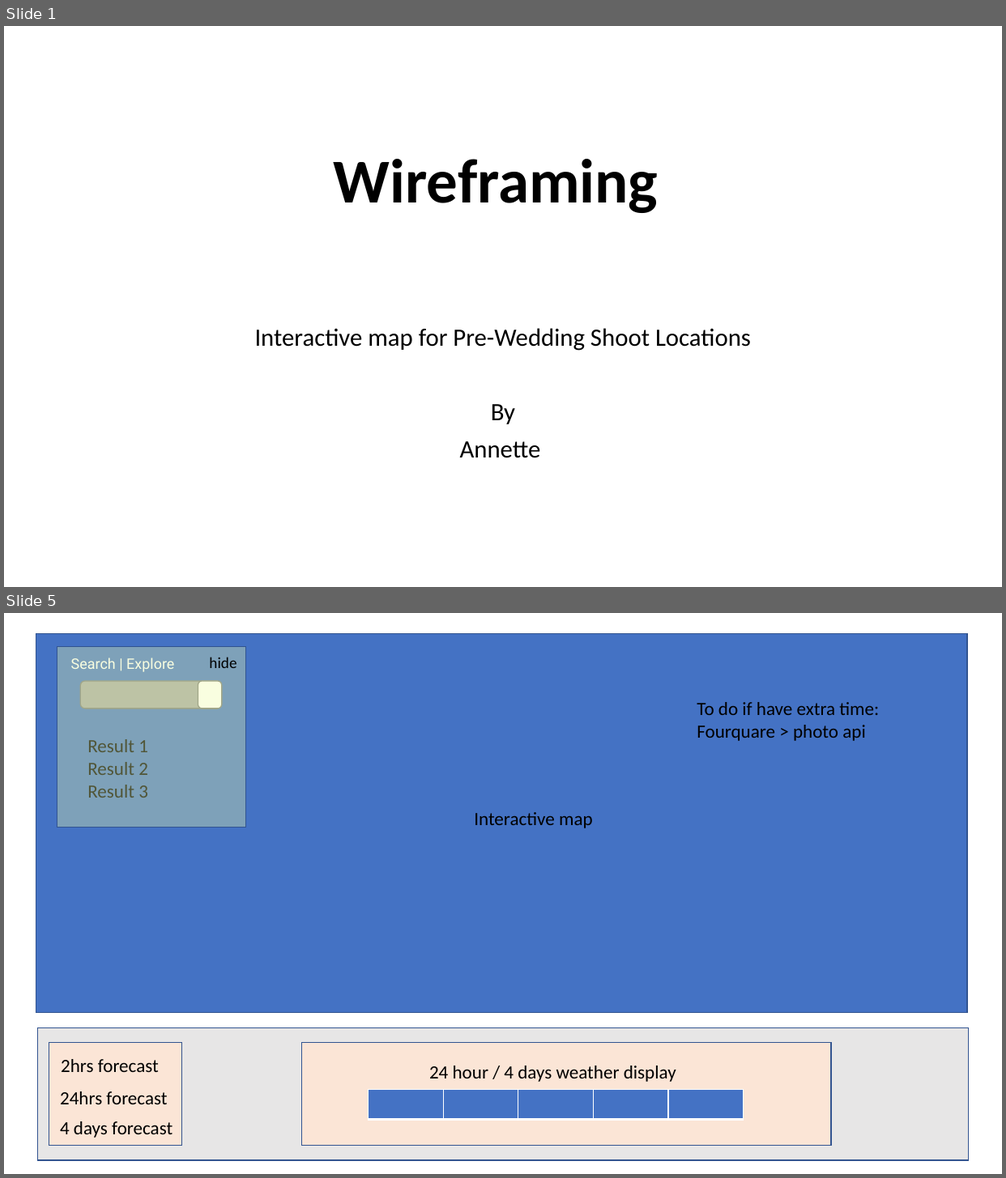
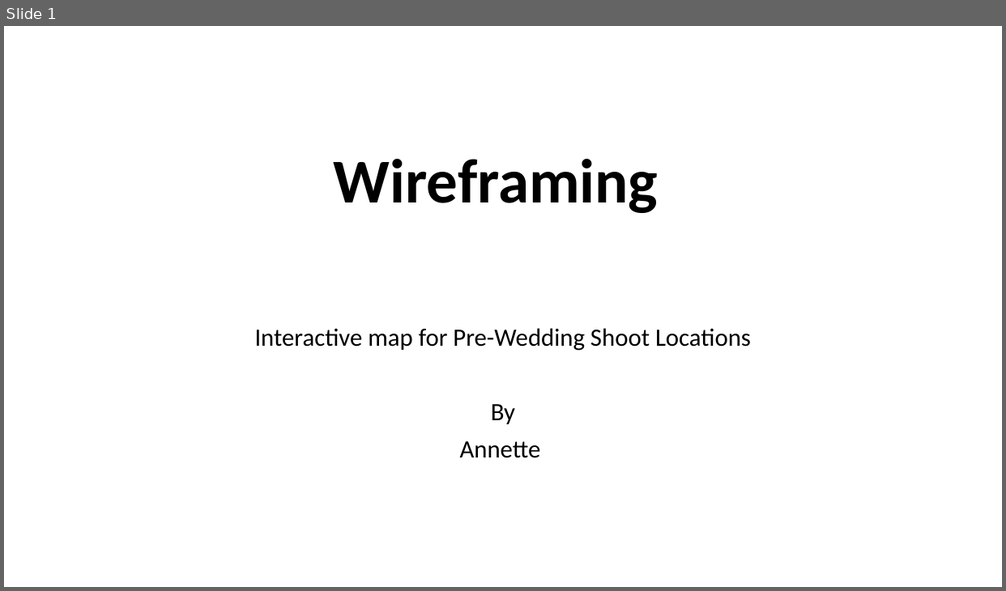
Before and after one commit to annette-p/pre-wedding-photoshoot-locations, a slide deck: wireframe.pptx. Shown one above the other, each under a label of ours: slides 1 and 5 before the commit, slide 1 after it; the slides between them are not shown. The pictures are 1006x1178 and 1006x591 pixels, drawn with LibreOffice and Linux fonts; fonts in the diff are those of the drawing. Boxes give left, top, right and bottom in pixels: in the first picture for what was removed or moved away, otherwise in the second. Text is boxed around its words. In the diff, an @@ line names an element or a change of style, - is before the commit and + after.

```diff
--- a/wireframe.pptx
+++ b/wireframe.pptx
@@ slide 5 removed at (x1=4, y1=613, x2=1002, y2=1174), background #FFFFFF @@
@@ rectangle removed at (x1=36, y1=633, x2=967, y2=1013) @@
@@ rectangle removed at (x1=57, y1=647, x2=246, y2=827) @@
@@ text removed at (x1=71, y1=658, x2=174, y2=672) @@
-Search | Explore
@@ text removed at (x1=209, y1=657, x2=236, y2=668) @@
-hide
@@ rounded rectangle removed at (x1=80, y1=681, x2=222, y2=709) @@
@@ rounded rectangle removed at (x1=198, y1=681, x2=222, y2=709) @@
@@ text removed at (x1=697, y1=702, x2=879, y2=741) @@
-To do if have extra time:
-Fourquare > photo api
@@ text removed at (x1=87, y1=739, x2=148, y2=798) @@
-Result 1
-Result 2
-Result 3
@@ text removed at (x1=474, y1=812, x2=593, y2=828) @@
-Interactive map
@@ rectangle removed at (x1=38, y1=1029, x2=969, y2=1161) @@
@@ rectangle removed at (x1=49, y1=1043, x2=182, y2=1145) @@
@@ rectangle removed at (x1=302, y1=1043, x2=831, y2=1145) @@
@@ text removed at (x1=61, y1=1059, x2=159, y2=1072) @@
-2hrs forecast
@@ text removed at (x1=429, y1=1066, x2=676, y2=1082) @@
-24 hour / 4 days weather display
@@ text removed at (x1=60, y1=1092, x2=167, y2=1105) @@
-24hrs forecast
@@ table removed at (x1=368, y1=1090, x2=743, y2=1120), 1 rows, 5 columns @@
- |  |  |  | 
@@ text removed at (x1=60, y1=1122, x2=172, y2=1138) @@
-4 days forecast
```
Also in this commit, not shown: 3 slides changed, 1 slide added, 9 other slides removed, 42 other files.
